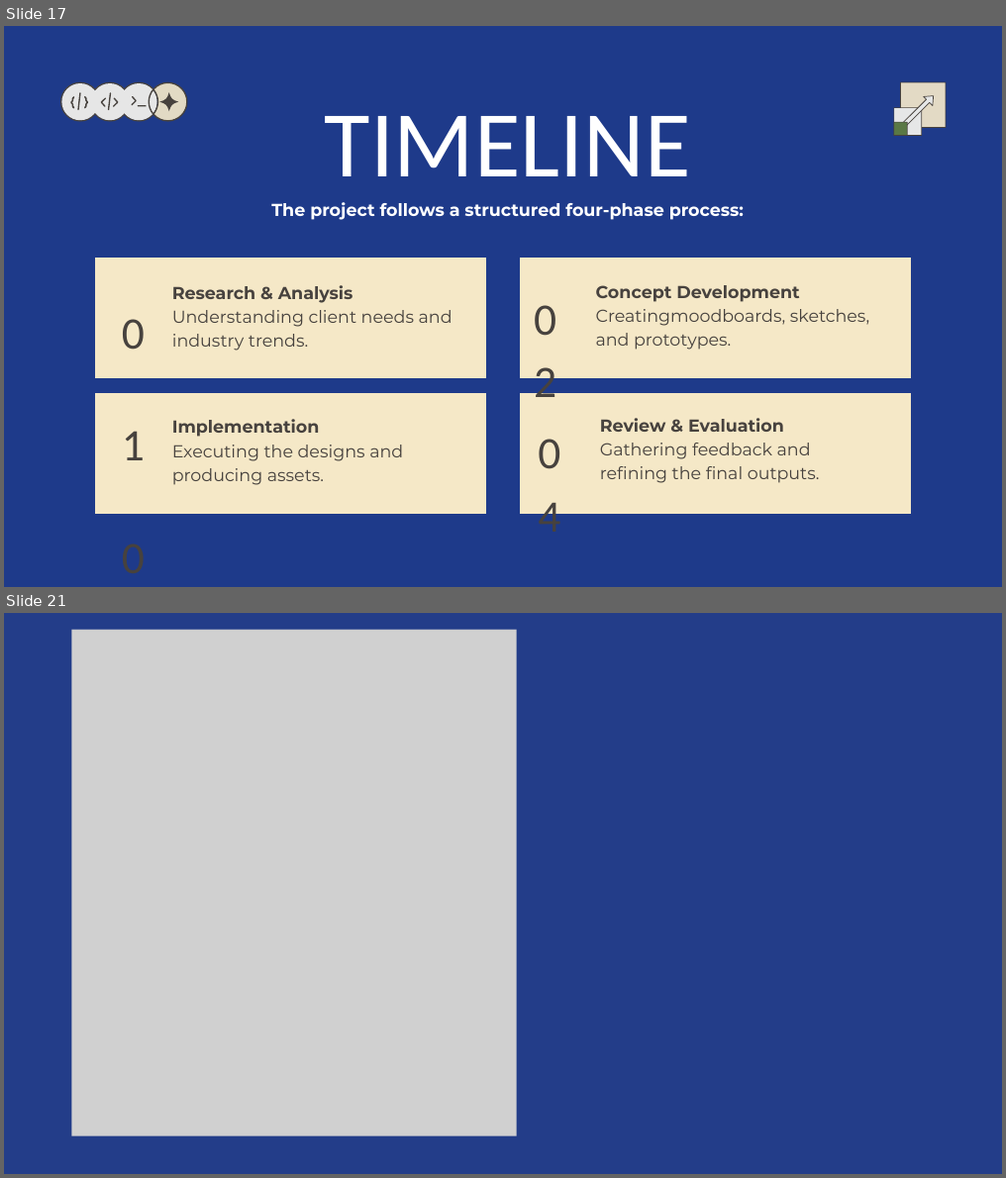
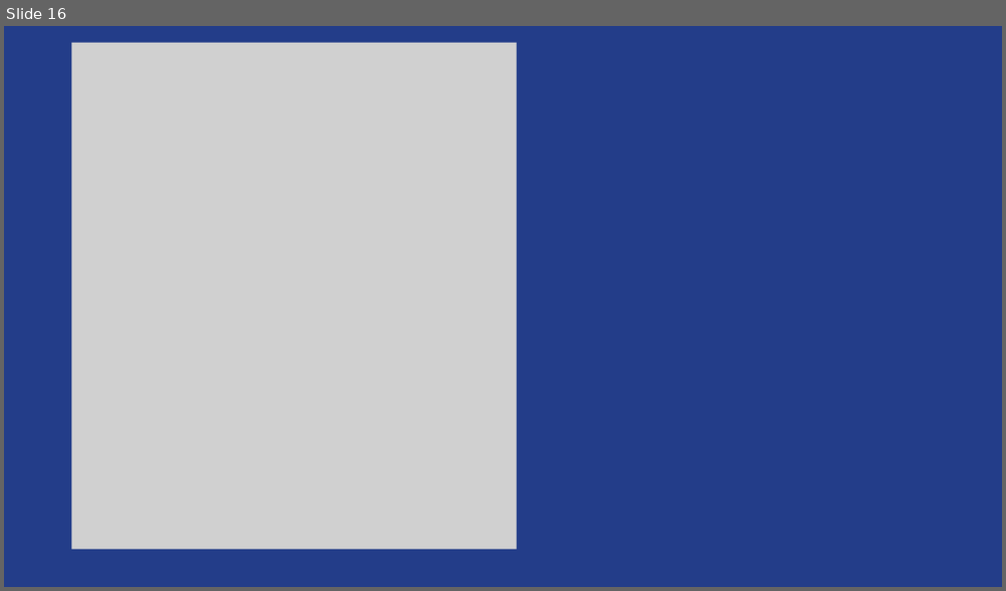
Before and after one commit to Liche008/Eng-Soft2-Grupo2, a slide deck: Apresentacao.pptx. Shown one above the other, each under a label of ours: slides 17 and 21 before the commit, slide 16 after it; the slides between them are not shown. The pictures are 1006x1178 and 1006x591 pixels, drawn with LibreOffice and Linux fonts; fonts in the diff are those of the drawing; grey boxes stand for pictures. Boxes give left, top, right and bottom in pixels: in the first picture for what was removed or moved away, otherwise in the second. Text is boxed around its words. In the diff, an @@ line names an element or a change of style, - is before the commit and + after.

```diff
--- a/Apresentacao.pptx
+++ b/Apresentacao.pptx
@@ slide 17 removed at <box>4,26,1002,587</box>, background #1E3A8A @@
@@ group removed at <box>60,81,187,121</box>: 16 freeform shapes @@
@@ text removed at <box>271,116,744,220</box> @@
-TIMELINE
-The project follows a structured four-phase process:
@@ group removed at <box>894,81,946,136</box>: 8 freeform shapes @@
@@ freeform shape removed at <box>95,258,486,378</box> @@
@@ text removed at <box>110,245,155,480</box> @@
-01 03
@@ freeform shape removed at <box>521,258,911,378</box> @@
@@ text removed at <box>172,285,452,351</box> @@
-Research & Analysis Understanding client needs and industry trends.
@@ text removed at <box>534,281,579,345</box> @@
-02
@@ text removed at <box>596,285,869,350</box> @@
-Concept Development Creatingmoodboards, sketches, and prototypes.
@@ freeform shape removed at <box>95,392,486,514</box> @@
@@ freeform shape removed at <box>521,392,911,514</box> @@
@@ text removed at <box>172,419,403,485</box> @@
-Implementation Executing the designs and producing assets.
@@ text removed at <box>538,415,583,479</box> @@
-04
@@ text removed at <box>600,418,820,483</box> @@
-Review & Evaluation Gathering feedback and refining the final outputs.
@@ what was slide 21 is now slide 16 @@
```
Also in this commit, not shown: 15 slides changed, 4 other slides removed.
